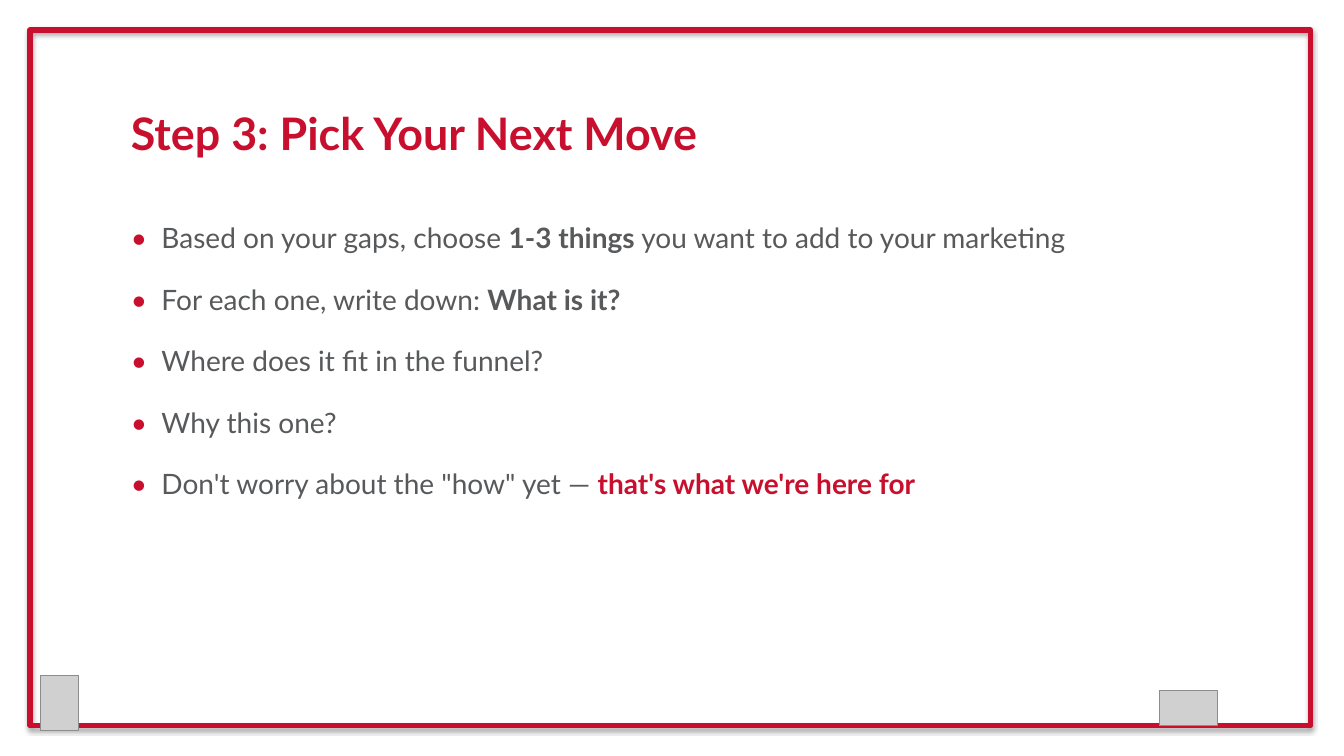
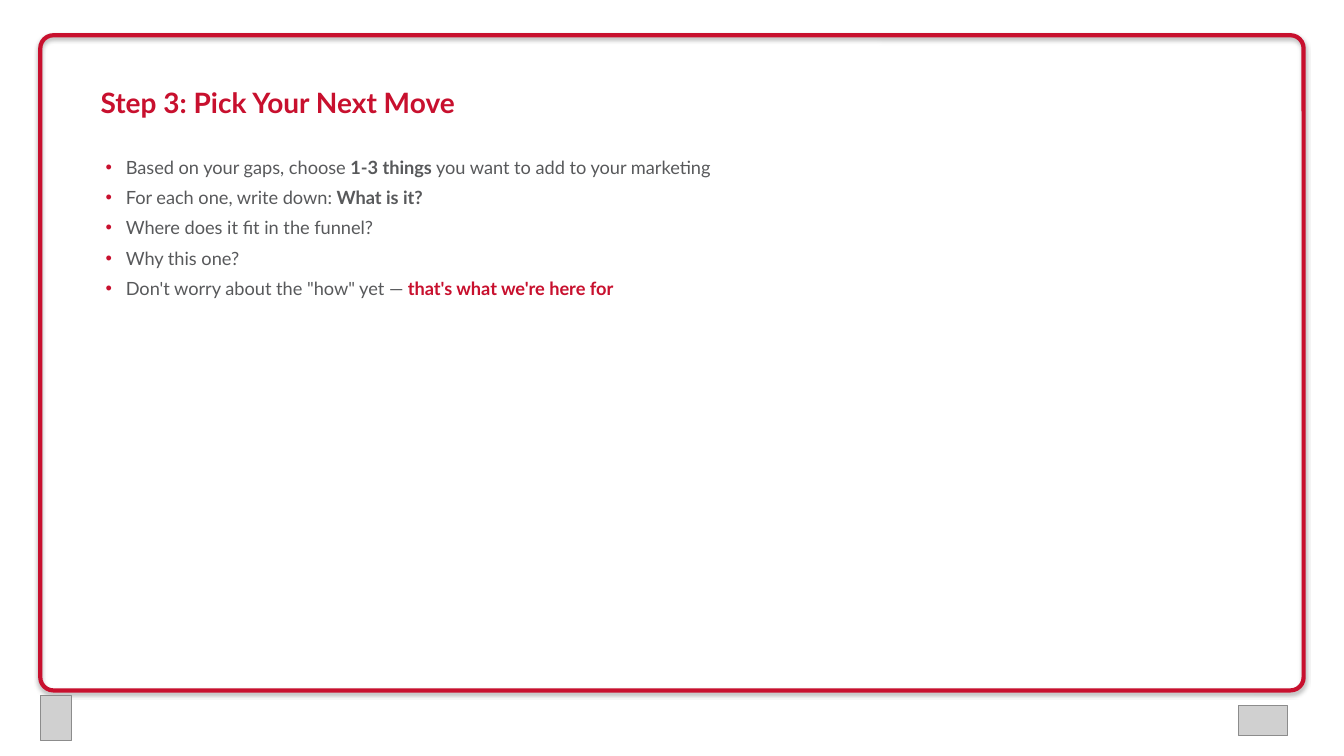
Before and after one commit to zach0589/rainbow-conference-2026, a slide deck: slide 13 of Rainbow_Conference_2026_Media_Mix.pptx. Drawn at 1344x756 pixels with LibreOffice and Linux fonts; fonts in the diff are those of the drawing; grey boxes stand for pictures. Boxes give left, top, right and bottom in pixels: in the first picture for what was removed or moved away, otherwise in the second. Text is boxed around its words. In the diff, an @@ line names an element or a change of style, - is before the commit and + after.

```diff
--- a/Rainbow_Conference_2026_Media_Mix.pptx
+++ b/Rainbow_Conference_2026_Media_Mix.pptx
@@ rounded rectangle: place and size @@
-rounded rectangle at [30,30,1311,726]
+rounded rectangle at [40,35,1304,691]
@@ rounded rectangle at [40,35,1304,691]: rectangle to rounded rectangle; outline #C8102E 4 pt to #C8102E 3 pt @@
@@ text "Step 3: Pick Your Next ...": place and size @@
-text "Step 3: Pick Your Next ..." at [131,116,697,158]
+text "Step 3: Pick Your Next ..." at [101,92,455,118]
@@ text "Step 3: Pick Your Next ..." at [101,92,455,118]: size 32 to 20 pt @@
@@ text at [126,160,711,298]: text changed; size 20 to 13 pt @@
-• Based on your gaps, choose 1-3 things you want to add to your marketing
-• For each one, write down: What is it?
-• Where does it fit in the funnel?
-• Why this one?
-• Don't worry about the "how" yet — that's what we're here for
+• Based on your gaps, choose 1-3 things you want to add to your marketing
+• For each one, write down: What is it?
+• Where does it fit in the funnel?
+• Why this one?
+• Don't worry about the "how" yet — that's what we're here for
@@ picture: place and size @@
-picture at [40,676,79,731]
+picture at [40,696,72,741]
@@ picture: place and size @@
-picture at [1159,691,1218,726]
+picture at [1238,706,1288,736]
```
Also in this commit, not shown: 14 other slides changed, 1 other file.
